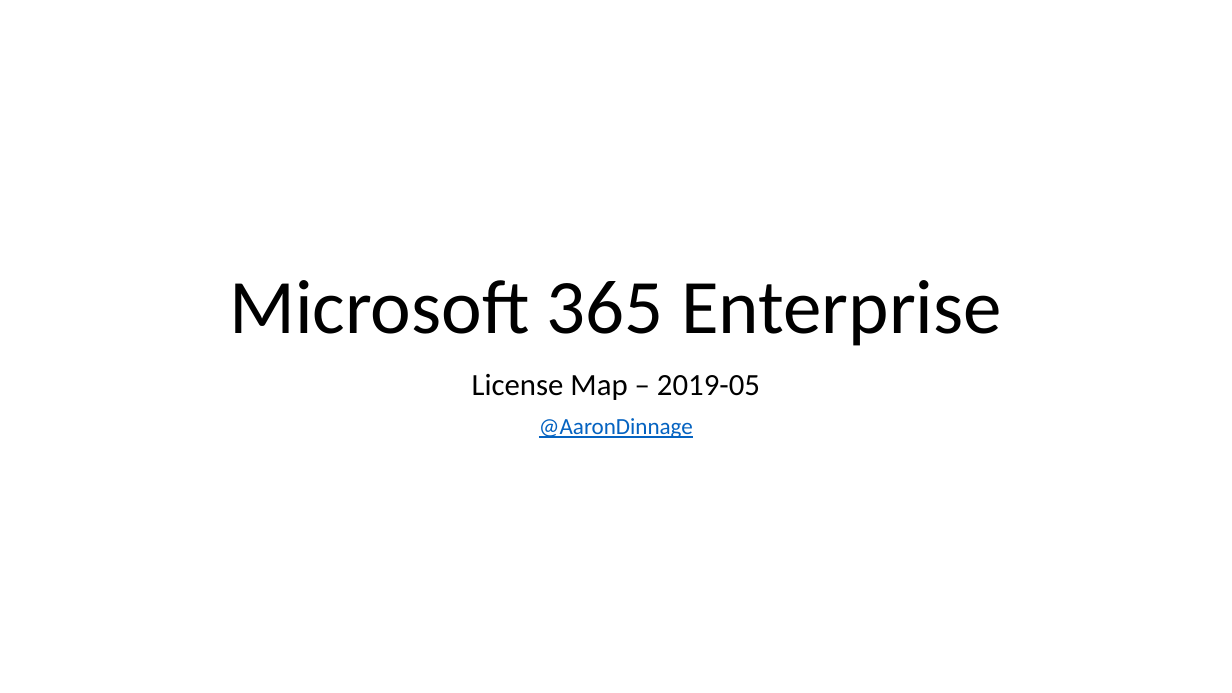
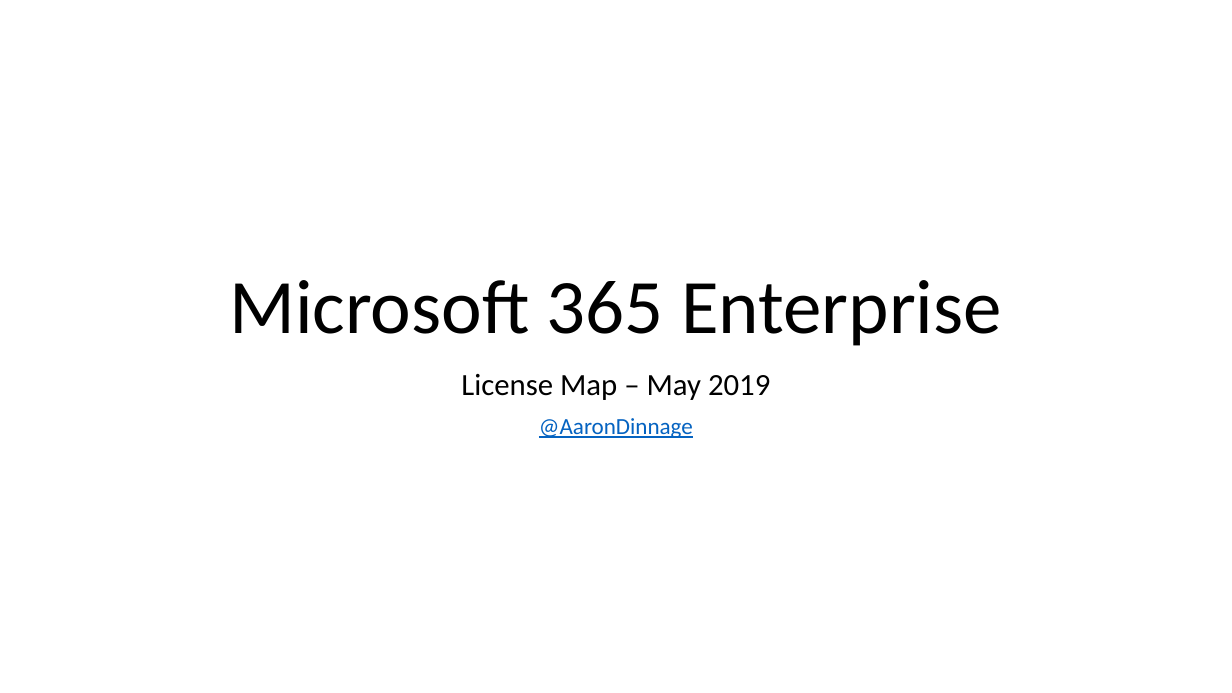
Before and after one commit to ksagala/Licensing, a slide deck: slide 1 of Microsoft 365 Enterprise License Map.pptx. Drawn at 1232x693 pixels with LibreOffice and Linux fonts; fonts in the diff are those of the drawing. Boxes give left, top, right and bottom in pixels: in the first picture for what was removed or moved away, otherwise in the second. Text is boxed around its words. In the diff, an @@ line names an element or a change of style, - is before the commit and + after.

```diff
--- a/Microsoft 365 Enterprise License Map.pptx
+++ b/Microsoft 365 Enterprise License Map.pptx
@@ subtitle at (x1=461, y1=374, x2=770, y2=400): text changed @@
-License Map – 2019-05
+License Map – May 2019
```
Also in this commit, not shown: 1 other slide changed, 2 slides added, 2 slides removed, 21 other files.
